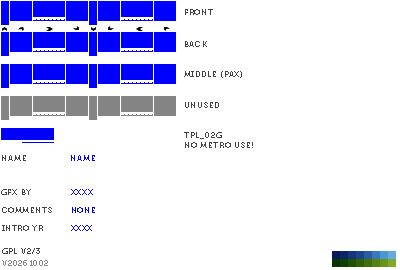
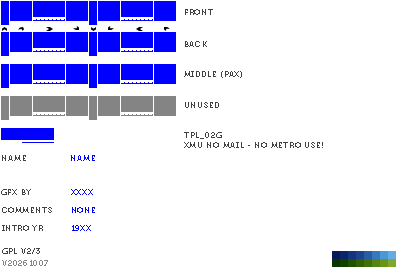
Layers edited between the first and the second 400 x 270 image:
renamed "xxxx" to "19xx", painted on it over 71, 225, 92, 231
renamed "tpl_02G no metro use!" to "tpl_02G xmu no mail - no metro use!", painted on it over 184, 142, 323, 148
renamed "v20261002" to "v20261007", painted on it over 44, 260, 48, 266
